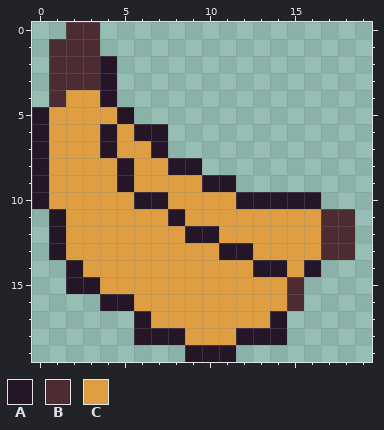
One commit to this pixel-art file: art/fruit/banana.aseprite. That is the earlier state.
20x20 pixels, 1 frame.
Palette (. is transparent): A #241527  B #4d2b32  C #de9e41
Now the later version:
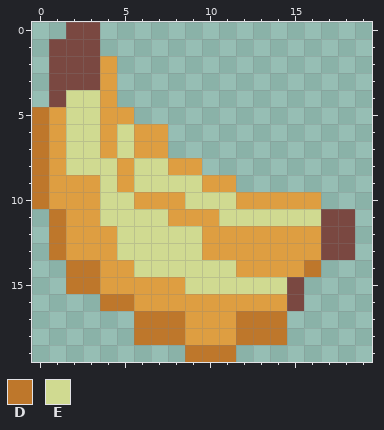
Colours new in this view: D #be772b  E #d0da91
The exact change:
Colour B changes from #4d2b32 to #7a4841.
Layer "Layer 1":
Colour A gives way to colour C in rows 2 to 4 at x 4; in row 5 at x 5; in row 6 at x 4 and 6 to 7; in row 7 at x 4 and 7; in row 8 at x 5 and 8 to 9; in row 9 at x 5 and 10 to 11.
Colour A gives way to colour C in row 10 at x 6 to 7 and 12 to 16; in row 11 at x 8; in row 12 at x 10; in row 13 at x 11 to 12; in row 14 at x 13 to 14.
Colour A gives way to colour D in rows 5 to 10 at x 0; in rows 11 to 13 at x 1; in row 14 at x 2 and 16; in row 15 at x 2 to 3; in row 16 at x 4 to 5; in row 17 at x 6 and 14.
Colour A gives way to colour D in row 18 at x 6 to 8 and 12 to 14; in row 19 at x 9 to 11.
Colour C gives way to colour D in row 14 at x 3; in row 17 at x 7 to 8 and 12 to 13.
Colour A gives way to colour E in row 12 at x 9.
Colour C gives way to colour E in rows 4 to 5 at x 2 to 3; in rows 6 to 7 at x 2 to 3 and 5; in row 8 at x 2 to 4 and 6 to 7; in row 9 at x 4 and 6 to 9; in row 10 at x 4 to 5 and 9 to 11; in row 11 at x 4 to 7 and 11 to 16.
Colour C gives way to colour E in row 12 at x 5 to 8; in row 13 at x 5 to 9; in row 14 at x 6 to 11; in row 15 at x 9 to 14.
